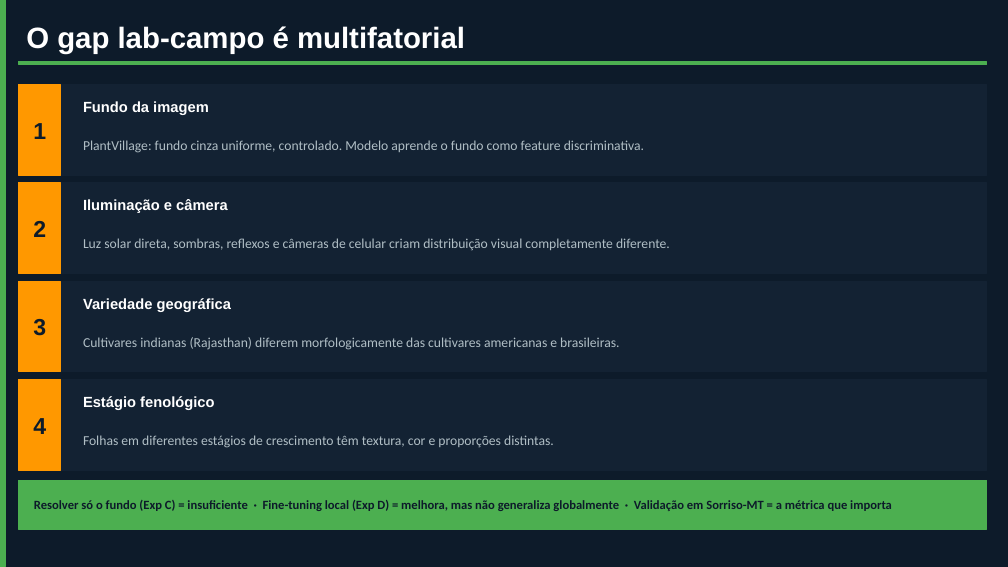
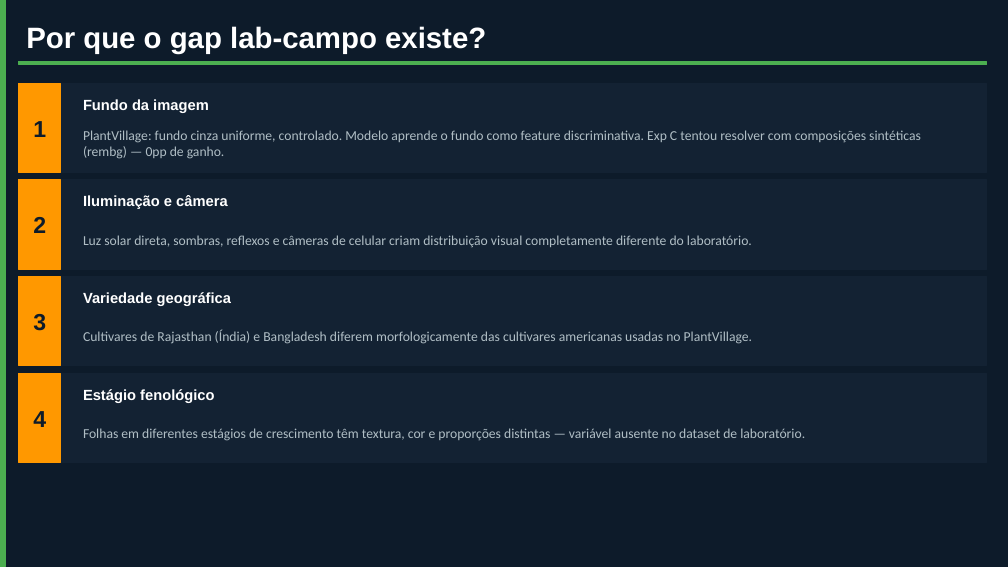
Before and after one commit to Namem/extensao2, a slide deck: slide 8 of docs/apresentacoes/SprintReview_2_CeresDiagnostico.pptx (slide 11 before the commit). Drawn at 1008x567 pixels with LibreOffice and Linux fonts; fonts in the diff are those of the drawing. Boxes give left, top, right and bottom in pixels: in the first picture for what was removed or moved away, otherwise in the second. Text is boxed around its words. In the diff, an @@ line names an element or a change of style, - is before the commit and + after.

```diff
--- a/docs/apresentacoes/SprintReview_2_CeresDiagnostico.pptx
+++ b/docs/apresentacoes/SprintReview_2_CeresDiagnostico.pptx
@@ text at (26, 26, 486, 53): text changed @@
-O gap lab-campo é multifatorial
+Por que o gap lab-campo existe?
@@ text at (83, 130, 921, 159): text changed @@
-PlantVillage: fundo cinza uniforme, controlado. Modelo aprende o fundo como feature discriminativa.
+PlantVillage: fundo cinza uniforme, controlado. Modelo aprende o fundo como feature discriminativa. Exp C tentou resolver com composições sintéticas (rembg) — 0pp de ganho.
@@ text at (83, 235, 752, 248): text changed @@
-Luz solar direta, sombras, reflexos e câmeras de celular criam distribuição visual completamente diferente.
+Luz solar direta, sombras, reflexos e câmeras de celular criam distribuição visual completamente diferente do laboratório.
@@ text at (83, 330, 752, 344): text changed @@
-Cultivares indianas (Rajasthan) diferem morfologicamente das cultivares americanas e brasileiras.
+Cultivares de Rajasthan (Índia) e Bangladesh diferem morfologicamente das cultivares americanas usadas no PlantVillage.
@@ 6 texts, 6 rectangles: place and size @@
-6 texts, 6 rectangles at (19, 183, 987, 470)
+6 texts, 6 rectangles at (19, 180, 987, 463)
@@ text at (83, 428, 805, 441): text changed @@
-Folhas em diferentes estágios de crescimento têm textura, cor e proporções distintas.
+Folhas em diferentes estágios de crescimento têm textura, cor e proporções distintas — variável ausente no dataset de laboratório.
@@ rectangle removed at (19, 480, 987, 529) @@
@@ text removed at (34, 500, 892, 511) @@
-Resolver só o fundo (Exp C) = insuficiente · Fine-tuning local (Exp D) = melhora, mas não generaliza globalmente · Validação em Sorriso-MT = a métrica que importa
```
Also in this commit, not shown: 5 other slides changed, 4 slides added, 7 slides removed, 12 other files.
